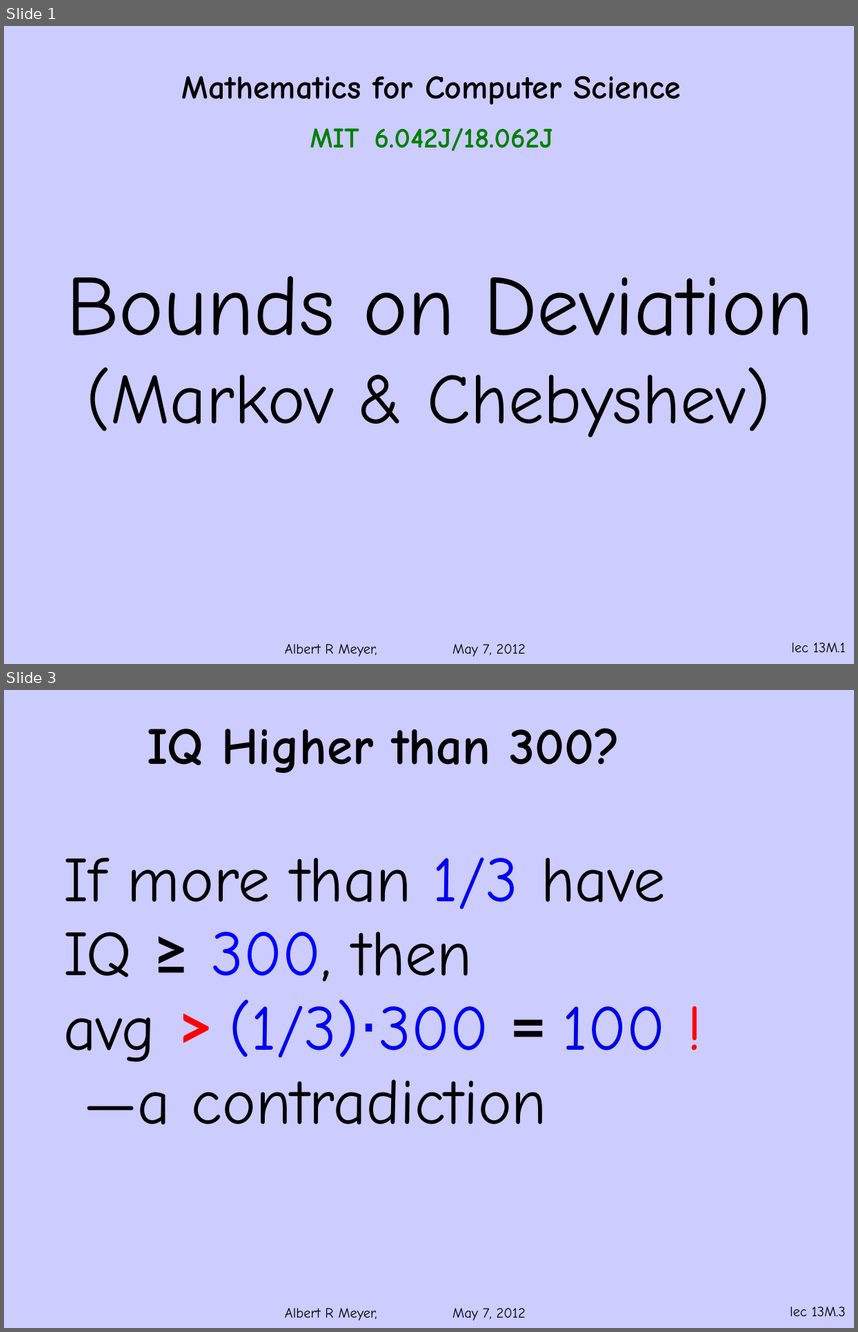
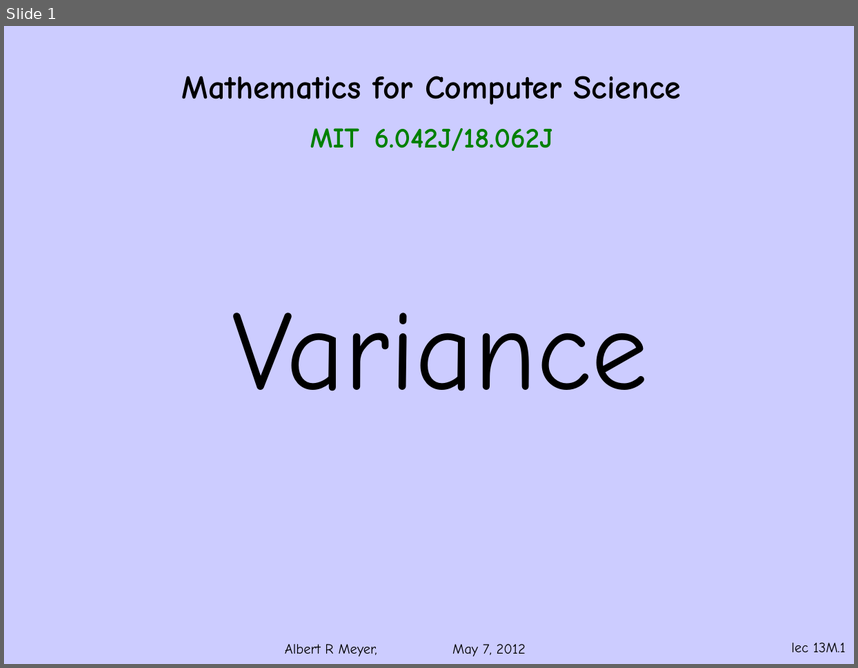
Before and after one commit to armeyer/mcs_web, a slide deck: spring13/slides13/deviation-bounds.pptx. Shown one above the other, each under a label of ours: slides 1 and 3 before the commit, slide 1 after it; the slides between them are not shown. The pictures are 858x1332 and 858x668 pixels, drawn with LibreOffice and Linux fonts; fonts in the diff are those of the drawing; background and template pictures are left out. Boxes give left, top, right and bottom in pixels: in the first picture for what was removed or moved away, otherwise in the second. Text is boxed around its words. In the diff, an @@ line names an element or a change of style, - is before the commit and + after.

Commit message:
add deviation slides

```diff
--- a/spring13/slides13/deviation-bounds.pptx
+++ b/spring13/slides13/deviation-bounds.pptx
@@ slide 3 removed at box(4, 690, 854, 1328), background #CCCCFF; not listed: 2 template elements that a slide beside it also shows @@
@@ title removed at box(147, 728, 621, 773) @@
-IQ Higher than 300?
@@ text removed at box(63, 857, 666, 1125) @@
-If more than 1/3 have
-IQ ≥ 300, then
-avg > (1/3)⋅300 = 100 !
-—a contradiction
@@ slide 1 changed as well @@
@@ text at box(232, 312, 648, 391): text changed; size 60 to 96 pt @@
-Bounds on Deviation
-(Markov & Chebyshev)
+Variance
```
Also in this commit, not shown: 12 other slides changed, 2 slides added, 18 other slides removed, 5 other files.
